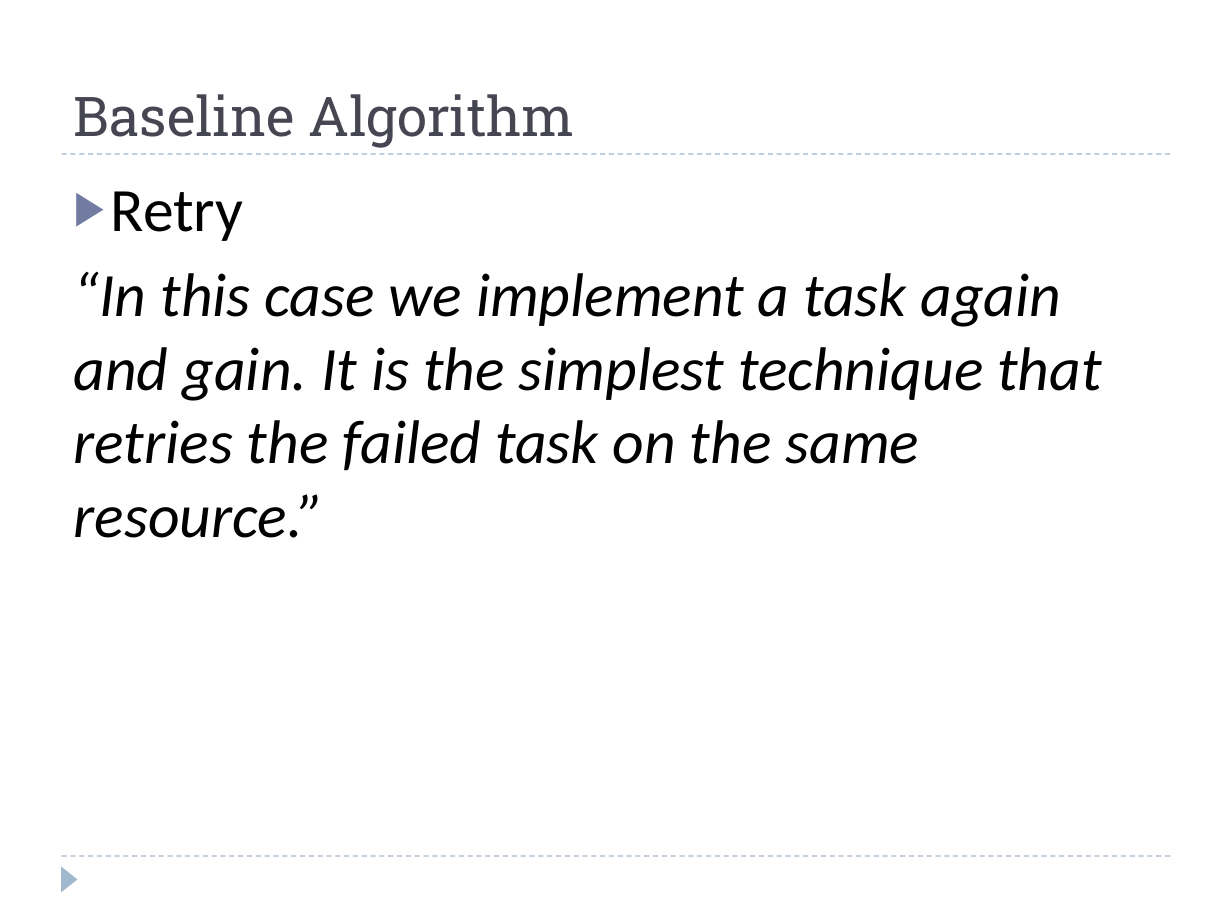
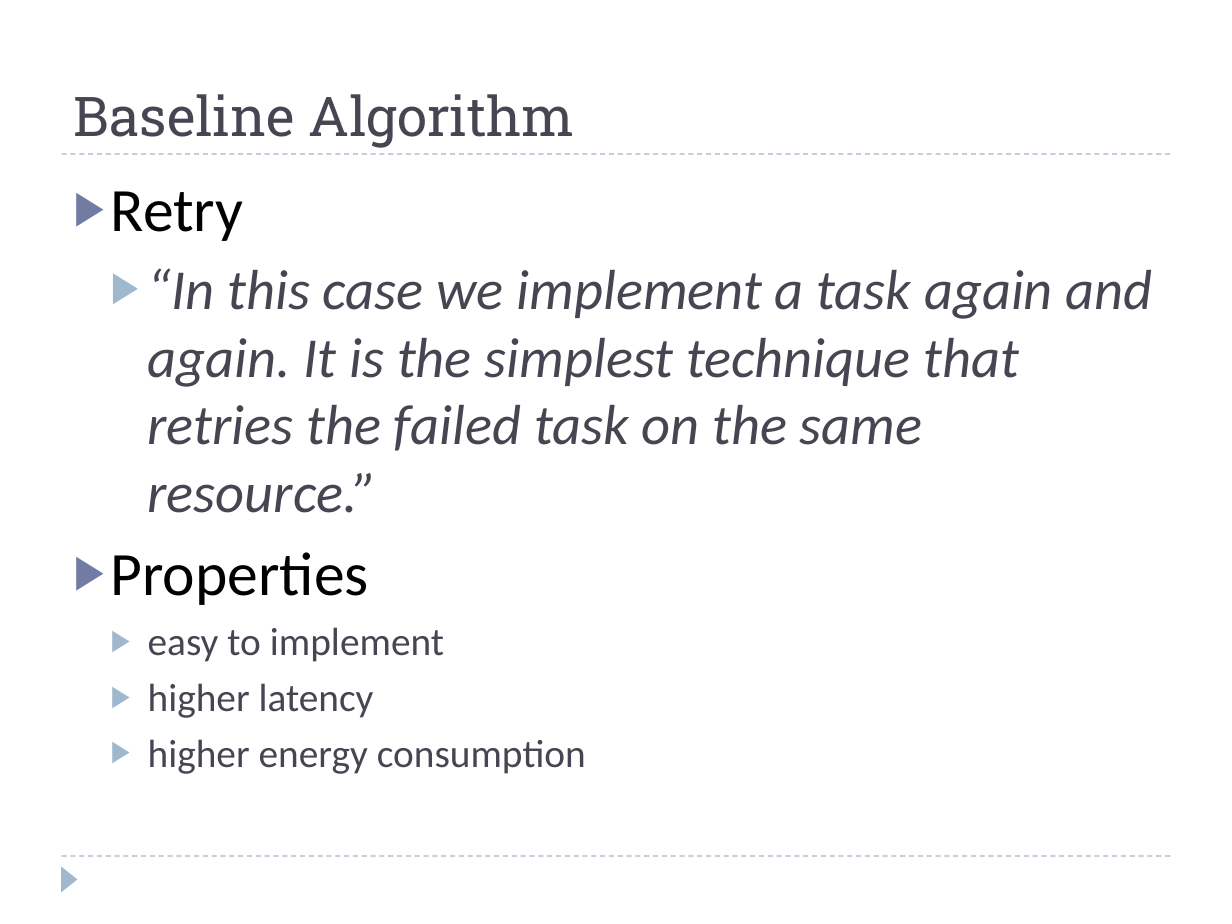
Before and after one commit to BauerMatthias/ECommerce, a slide deck: slide 3 of Lab1/Lab1.pptx. Drawn at 1232x924 pixels with LibreOffice and Linux fonts; fonts in the diff are those of the drawing. Boxes give left, top, right and bottom in pixels: in the first picture for what was removed or moved away, otherwise in the second. Text is boxed around its words. In the diff, an @@ line names an element or a change of style, - is before the commit and + after.

Commit message:
Presentation_v2
Presentation version 2

```diff
--- a/Lab1/Lab1.pptx
+++ b/Lab1/Lab1.pptx
@@ text at (111,268,1153,774): text changed; size 36 to 33 pt; text colour #000000 to #464653 @@
-“In this case we implement a task again and gain. It is the simplest technique that retries the failed task on the same resource.”
+  ▶ “In this case we implement a task again and again. It is the simplest technique that retries the failed task on the same resource.”
+▶ Properties
+  ▶ easy to implement
+  ▶ higher latency
+  ▶ higher energy consumption
```
Also in this commit, not shown: 1 other slide changed, 1 slide removed.
